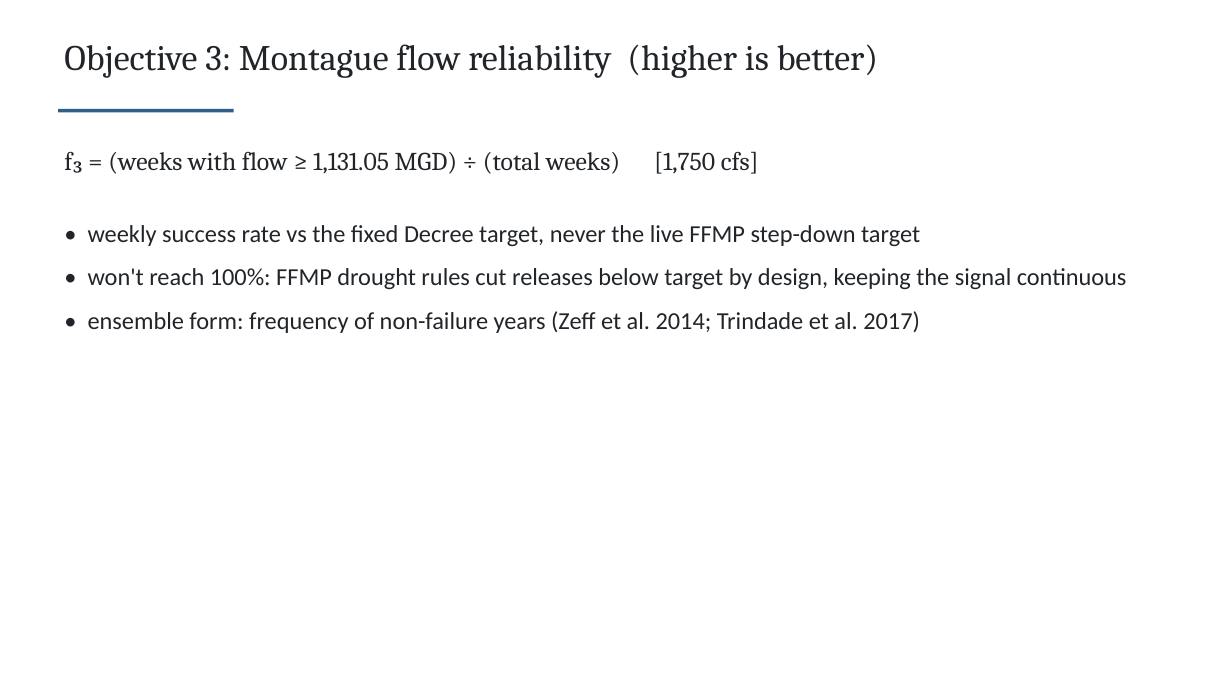
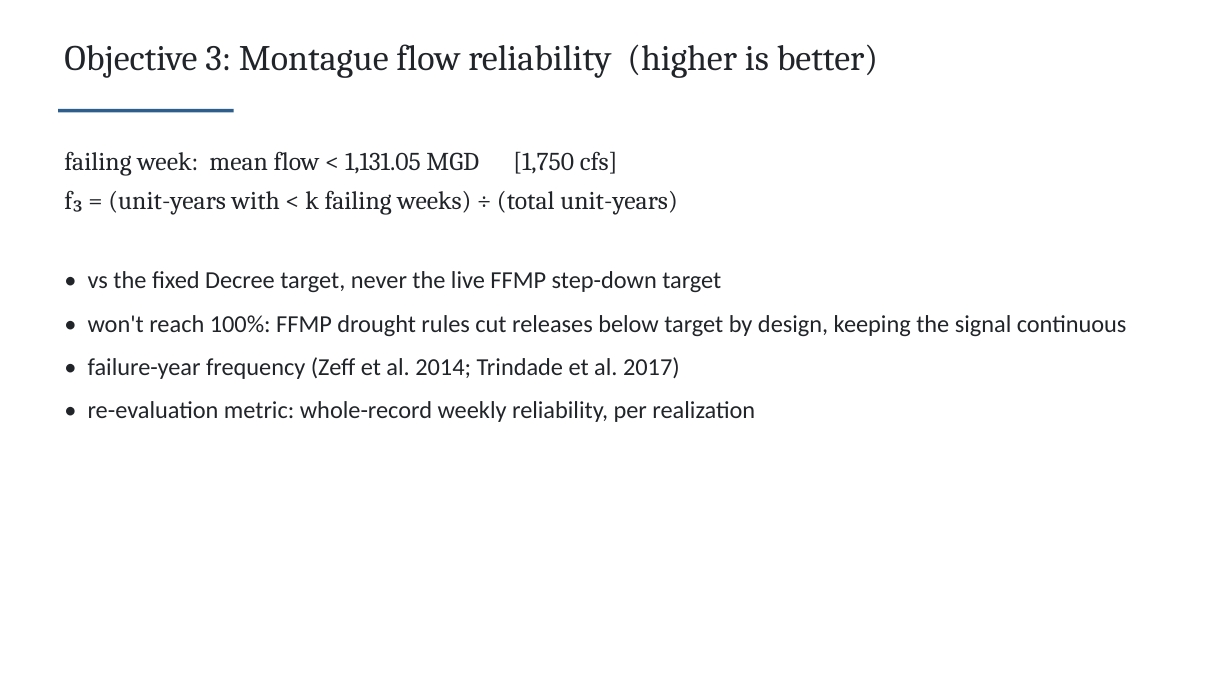
Before and after one commit to TrevorJA/NYCOptimization, a slide deck: slide 33 of docs/NYCOptimization_project_proposal_and_motivation_CLAUDE.pptx. Drawn at 1232x693 pixels with LibreOffice and Linux fonts; fonts in the diff are those of the drawing. Boxes give left, top, right and bottom in pixels: in the first picture for what was removed or moved away, otherwise in the second. Text is boxed around its words. In the diff, an @@ line names an element or a change of style, - is before the commit and + after.

```diff
--- a/docs/NYCOptimization_project_proposal_and_motivation_CLAUDE.pptx
+++ b/docs/NYCOptimization_project_proposal_and_motivation_CLAUDE.pptx
@@ text at (64,151,678,215): text changed @@
-f₃ = (weeks with flow ≥ 1,131.05 MGD) ÷ (total weeks) [1,750 cfs]
+failing week: mean flow < 1,131.05 MGD [1,750 cfs]
+f₃ = (unit-years with < k failing weeks) ÷ (total unit-years)
@@ text "• vs the fixed Decree ...": place and size @@
-text "• vs the fixed Decree ..." at (88,225,1127,333)
+text "• vs the fixed Decree ..." at (88,271,1127,422)
@@ text at (88,271,721,292): text changed @@
-• weekly success rate vs the fixed Decree target, never the live FFMP step-down target
+• vs the fixed Decree target, never the live FFMP step-down target
@@ text at (88,357,755,422): text changed @@
-• ensemble form: frequency of non-failure years (Zeff et al. 2014; Trindade et al. 2017)
+• failure-year frequency (Zeff et al. 2014; Trindade et al. 2017)
+• re-evaluation metric: whole-record weekly reliability, per realization
```
Also in this commit, not shown: 7 other slides changed, 31 other files.
